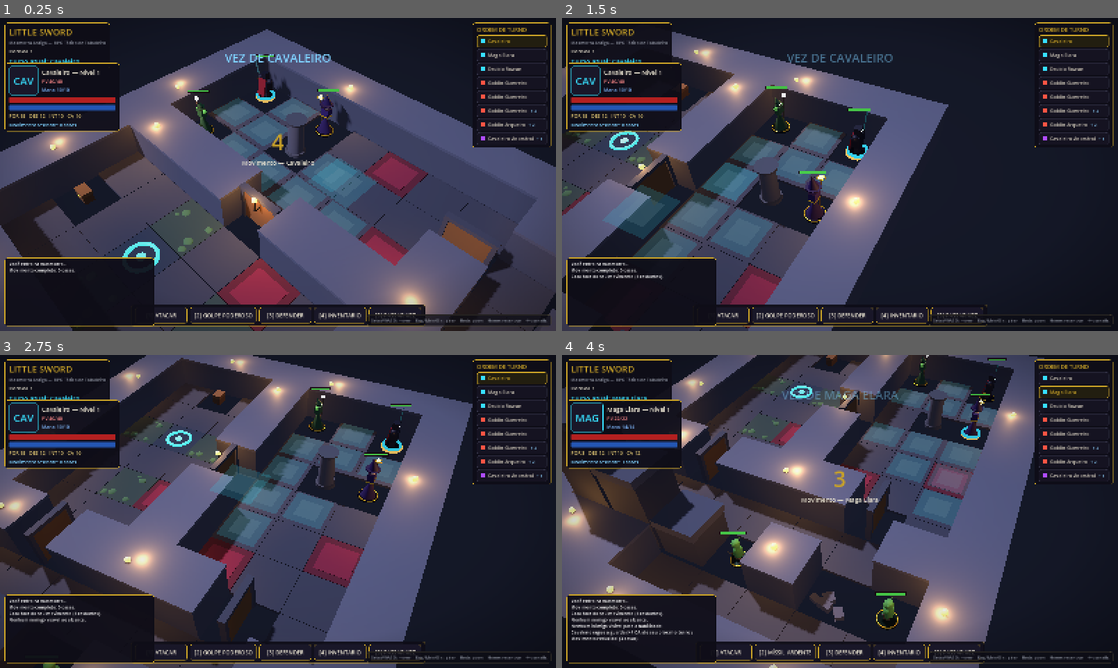
Above: before the commit, frames 1-4 (two rows, left to right).
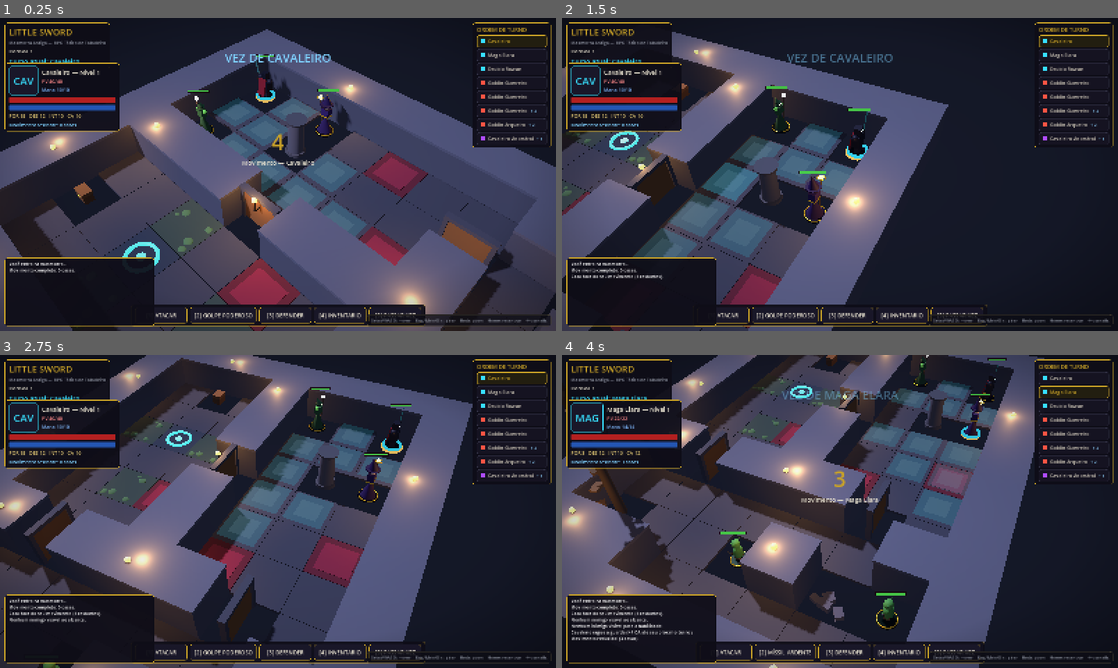
Above: after the commit, the same moments.

Repository: FalconiRod/Little-Sword
Game: Godot game, scene res://src/scenes/main.tscn
Two runs of this game, one before a commit and one after it. Both use one fixed random seed, a clock stepped at 60 frames per second and the inputs below.
Inputs (mouse positions are in pixels of both pictures, inside the frame that each line leads up to):
- Up to frame 1 (0.25 s): no input
- Up to frame 2 (1.5 s): tap Enter at 0.5 s; move the mouse to (962, 158) at 0.52 s; hold D 0.53-1.28 s; hold Q 0.53-1.28 s; click (962, 158) at 0.67 s; move the mouse to (728, 190) at 1.27 s; hold S from 1.28 s (still down); tap E at 1.35 s
- Up to frame 3 (2.75 s): move the mouse to (333, 442) at 2.02 s; release S at 2.03 s; hold D from 2.03 s (still down); tap 1 at 2.1 s
- Up to frame 4 (4 s): move the mouse to (812, 574) at 2.77 s; release D at 2.78 s; hold W 2.78-3.53 s; tap 2 at 2.85 s; click (812, 574) at 2.92 s; move the mouse to (1006, 558) at 3.52 s; hold A from 3.53 s (still down); tap 3 at 3.6 s

The runs differ from the first frame. In frame 1, 1.4% of the frame differs, in the area x 28-68%, y 16-61%; in frame 2, 1.8%; in frame 3, 1.3%; in frame 4, 7.7%, in the area x 0-76%, y 0-92%.

Commit message:
v0.6.0: escada como par de celulas ligadas (StairsLink) + guardas freed-target

Diff:
--- a/src/autoload/combat_system.gd
+++ b/src/autoload/combat_system.gd
@@ -29,6 +29,9 @@
 		await get_tree().create_timer(1.05).timeout
 	if TurnManager.game_ended:
 		return
+	# O alvo pode ter morrido e sido liberado durante a animação do golpe.
+	if not is_instance_valid(target):
+		return
 	# A investida acompanha a resolucao (ataques corpo a corpo apenas).
 	if fx != "projectile_red":
 		attacker.animate_lunge(target.global_position)
@@ -47,10 +50,11 @@
 		target.take_damage(dmg)
 		# Impacto fisico: alvo recua e solta faiscas (mais fortes em critico).
 		target.last_striker = attacker
-		target.animate_recoil(attacker.global_position)
-		_sparks(target.global_position + Vector3(0, 0.8, 0),
-				"#ff9f43" if chk["crit"] else "#ffd166",
-				26 if chk["crit"] else 14)
+		if is_instance_valid(target):
+			target.animate_recoil(attacker.global_position)
+			_sparks(target.global_position + Vector3(0, 0.8, 0),
+					"#ff9f43" if chk["crit"] else "#ffd166",
+					26 if chk["crit"] else 14)
 		if chk["crit"]:
 			EventBus.log_msg.emit("ACERTO CRÍTICO! %s causa %d de dano (%d vs CA %d)." % [attacker.display_name, dmg, chk["total"], tgt_ac], "#ffd166")
 			EventBus.shake_requested.emit(0.5)
--- a/src/core/board_grid.gd
+++ b/src/core/board_grid.gd
@@ -7,33 +7,37 @@
 const FLOOR_H := 7.0   ## separação vertical entre andares (visual de mesa)
 const ELEV_H := 0.55   ## altura por nível de elevação (plataformas)
 
-var tiles := {}      ## Vector3i -> {w: bool, losb: bool, elev: int, y?: float}
-var occupied := {}   ## Vector3i -> BoardUnit
-var special := {}    ## Vector3i -> String ("r" = runas)
-
-## Maior degrau transponivel entre celulas vizinhas (escada com N>=2
-## degraus entre andares fica dentro disso; plataformas tambem).
-const STEP_MAX_DY := 2.5
+var tiles := {}        ## Vector3i -> {w: bool, losb: bool, elev: int}
+var stair_links := {}  ## Vector3i -> Vector3i (par base<->topo, bidirecional)
+var occupied := {}     ## Vector3i -> BoardUnit
+var special := {}      ## Vector3i -> String ("r" = runas)
 
 func reset() -> void:
 	tiles.clear()
+	stair_links.clear()
 	occupied.clear()
 	special.clear()
 
 func set_tile(c: Vector3i, walkable: bool, blocks_los := false, elev := 0) -> void:
-	var prev_y: float = tiles[c]["y"] if tiles.has(c) and tiles[c].has("y") \
-			else 0.0
-	tiles[c] = {"w": walkable, "losb": blocks_los, "elev": elev, "y": prev_y}
+	tiles[c] = {"w": walkable, "losb": blocks_los, "elev": elev}
 
-## Altura ABSOLUTA da celula (degraus de escada usam y customizado).
-func set_height(c: Vector3i, y: float) -> void:
-	if tiles.has(c):
-		tiles[c]["y"] = y
+## Registra par de células ligadas por escada (base no andar de baixo,
+## topo no de cima). Ambas são células normais; a travessia é discreta
+## (try_cross_stairs), não faz parte do caminho do BFS.
+func add_stair_link(a: Vector3i, b: Vector3i) -> void:
+	if a.z == b.z:
+		push_error("Stair link precisa de andares diferentes: %s" % str([a, b]))
+		return
+	if a.z > b.z:
+		var t := a
+		a = b
+		b = t
+	stair_links[a] = b
+	stair_links[b] = a
 
-func height_at(c: Vector3i) -> float:
-	if tiles.has(c) and tiles[c].has("y") and tiles[c]["y"] != 0.0:
-		return tiles[c]["y"]
-	return c.z * FLOOR_H + elev_at(c) * ELEV_H
+## Célula pareada da escada (ou a própria célula se não é escada).
+func stair_pair(c: Vector3i) -> Vector3i:
+	return stair_links.get(c, c)
 
 # ---------------------------------------------------------------- consulta --
 
@@ -62,22 +66,51 @@
 	return int(tiles[c]["elev"]) if tiles.has(c) else 0
 
 func world_pos(c: Vector3i) -> Vector3:
-	return Vector3(c.x * TILE, height_at(c), c.y * TILE)
+	var e: int = elev_at(c)
+	return Vector3(c.x * TILE, c.z * FLOOR_H + e * ELEV_H, c.y * TILE)
 
 static func chebyshev(a: Vector3i, b: Vector3i) -> int:
 	return max(abs(a.x - b.x), abs(a.y - b.y))
 
-## Vizinhos com degrau transponivel: ortogonais no MESMO andar e, quando
-## as alturas casarem (Δy real <= limite), também célula adjacente no
-## andar de cima/baixo — é assim que o topo da escada conecta ao andar de
-## destino. Sem teleporte: tudo vira passo normal do BFS.
+## Vizinhos ortogonais no mesmo andar respeitando degrau máximo de 1
+## nível de elevação + célula pareada da escada (custo normal de passo;
+## a transição visual dispara quando o caminho executa esse salto).
 func neighbors(c: Vector3i) -> Array:
 	var out: Array = []
 	for off in [Vector3i(1, 0, 0), Vector3i(-1, 0, 0), Vector3i(0, 1, 0), Vector3i(0, -1, 0)]:
-		for dz in [0, 1, -1]:
-			var n: Vector3i = c + off + Vector3i(0, 0, dz)
-			if is_walkable(n) and absf(height_at(n) - height_at(c)) <= STEP_MAX_DY:
-				out.append(n)
+		var n: Vector3i = c + off
+		if is_walkable(n) and abs(elev_at(n) - elev_at(c)) <= 1:
+			out.append(n)
+	var p: Vector3i = stair_links.get(c, c)
+	if p != c and is_walkable(p):
+		out.append(p)
+	return out
+
+## Mapa de distância ATÉ `goal` considerando escadas como passo único
+## (entrar na célula pareada custa +1). Camadas: BFS no andar do alvo,
+## propaga pelos pares e repete no andar de cada lado. Usado por IA/bot
+## para perseguir alvos em outros andares.
+func dist_to_goal(goal: Vector3i, ignore_units := true) -> Dictionary:
+	var out := {}
+	var queue: Array = []
+	var d0: Dictionary = compute_reachable(goal, 99, ignore_units)["dist"]
+	for c in d0:
+		out[c] = d0[c]
+		queue.append([c, d0[c]])
+	while not queue.is_empty():
+		var item: Array = queue.pop_front()
+		var c: Vector3i = item[0]
+		var d: int = item[1]
+		var pair: Vector3i = stair_links.get(c, c)
+		if pair == c or out.has(pair):
+			continue
+		out[pair] = d + 1
+		queue.append([pair, d + 1])
+		var dn: Dictionary = compute_reachable(pair, 99, ignore_units)["dist"]
+		for cc in dn:
+			if not out.has(cc):
+				out[cc] = d + 1 + dn[cc]
+				queue.append([cc, d + 1 + dn[cc]])
 	return out
 
 ## Linha de visão: apenas dentro do mesmo andar; amostra o segmento entre os
@@ -98,7 +131,7 @@
 			return false
 	return true
 
-## BFS multinível: anda no mesmo andar (degrau <= 1) e usa escadas.
+## BFS dentro do andar (degrau <= 1 entre plataformas).
 ## ignore_units=true ignora ocupantes (roteamento global, p.ex. IA/bot).
 func compute_reachable(start: Vector3i, max_steps: int, ignore_units := false) -> Dictionary:
 	var dist := {start: 0}
--- a/src/dungeon/environment_manager.gd
+++ b/src/dungeon/environment_manager.gd
@@ -9,7 +9,7 @@
 ##  ~ buraco   = ponte   T baú     R runas    L alavanca
 ##  D porta    H porta trancada (abre por alavanca/evento)
 ##  X passagem secreta (parede disfarçada)
-##  S degrau de escada reta (células contíguas formam a escada)
+##  S célula da escada (base ou topo — par definido em "stairs")
 ##  K cavaleiro  M maga  W druida  g goblin  a arqueiro  B boss
 
 var map_id := ""
@@ -22,8 +22,6 @@
 var levers := {}          ## Vector3i -> true
 var active_floor_index := -1   ## -1 = nenhum andar mostrado ainda
 var _floor_nodes: Array[Node3D] = []
-var s_cells: Array = []        ## células 'S' (degraus) deste mapa
-var s_set := {}                ## Vector3i -> true (busca rápida)
 
 const LEGEND := {
 	"#": ["wall_stone", false, true],
@@ -53,8 +51,6 @@
 	chest_cell = Vector3i.ZERO
 	active_floor_index = -1
 	_floor_nodes.clear()
-	s_cells.clear()
-	s_set.clear()
 	BoardGrid.reset()
 
 	for f in def["floors"].size():
@@ -71,79 +67,27 @@
 			for x in row.length():
 				_place_char(row[x], Vector3i(x, y, f))
 
-	_build_stairs()
+	for st in def.get("stairs", []):
+		var a := Vector3i(st[0][0], st[0][1], st[0][2])
+		var b := Vector3i(st[1][0], st[1][1], st[1][2])
+		BoardGrid.add_stair_link(a, b)
+		_spawn_stairs_visual(a, b)
+
 	_setup_atmosphere()
 	_scatter_torches()
 	set_active_floor(0)
 	EventBus.log_msg.emit("Mapa: %s" % map_name, "#c9a227")
 	return true
 
-## Escadas retas: agrupa células 'S' contíguas (linha/coluna) numa escada.
-## Cada degrau é célula REAL do grid com altura crescente; o topo conecta
-## a uma célula normal do andar de cima. Sem teleporte, sem rotação livre.
-func _build_stairs() -> void:
-	var used := {}
-	for c in s_cells:
-		if used.has(c):
-			continue
-		var run: Array = [c]
-		var axis := Vector3i.ZERO
-		for ax in [Vector3i(1, 0, 0), Vector3i(0, 1, 0)]:
-			var r: Array = [c]
-			for dir in [1, -1]:
-				var n: Vector3i = c + ax * dir
-				while s_set.has(n):
-					r.append(n)
-					n += ax * dir
-			if r.size() > run.size():
-				run = r.duplicate()
-				axis = ax
-		for cc in run:
-			used[cc] = true
-		if axis == Vector3i.ZERO:
-			EventBus.log_msg.emit("Escada isolada ignorada em %s" % str(c), "#ff6b6b")
-			continue
-		_orient_stair(run, axis)
-
-func _orient_stair(run: Array, axis: Vector3i) -> void:
-	var f: int = run[0].z
-	# Testa os dois sentidos; vale o que tiver aproximação pisável no
-	# andar de origem E célula andável no andar de cima após o topo.
-	var orders: Array = []
-	for fw: Vector3i in [axis, -axis]:
-		var r: Array = run.duplicate()
-		if fw == -axis:
-			r.reverse()
-		orders.append({"run": r, "fwd": fw})
-	var chosen := {}
-	for o in orders:
-		var r: Array = o["run"]
-		var fw: Vector3i = o["fwd"]
-		var base: Vector3i = r[0]
-		var top: Vector3i = r[r.size() - 1]
-		if not BoardGrid.is_walkable(base - fw):
-			continue
-		var landing: Vector3i = Vector3i(top.x + fw.x, top.y + fw.y, f + 1)
-		if not BoardGrid.is_walkable(landing):
-			continue
-		chosen = {"run": r, "fwd": fw}
-		break
-	if chosen.is_empty():
-		EventBus.log_msg.emit("Escada em %s sem aproximacao/destino validos." % str(run[0]), "#ff6b6b")
-		return
-	var run_ok: Array = chosen["run"]
-	var fwd: Vector3i = chosen["fwd"]
-	var n: int = run_ok.size()
-	for i in n:
-		var cc: Vector3i = run_ok[i]
-		var y: float = BoardGrid.FLOOR_H * float(i + 1) / float(n + 1)
-		BoardGrid.set_height(cc, y)
-		var piece := TilePiece.step_piece(y, 0.0 if fwd.x != 0 else PI / 2)
-		_floor_nodes[f].add_child(piece)
-		piece.position = Vector3(cc.x * BoardGrid.TILE, 0.0, cc.y * BoardGrid.TILE)
-	var top: Vector3i = run_ok[n - 1]
-	var landing := Vector3i(top.x + fwd.x, top.y + fwd.y, f + 1)
-	EventBus.log_msg.emit("Escada de %s para %s" % [str(run_ok[0]), str(landing)], "#8fd3ff")
+## Visual da escada: coluna espiral na célula base + marcador âmbar na
+## célula do topo. A travessia em si é try_cross_stairs (transição).
+func _spawn_stairs_visual(base: Vector3i, top: Vector3i) -> void:
+	var prop := TilePiece.build("stairs_prop")
+	_floor_nodes[base.z].add_child(prop)
+	prop.position = BoardGrid.world_pos(base)
+	var mark := TilePiece.build("stairs_top")
+	_floor_nodes[top.z].add_child(mark)
+	mark.position = BoardGrid.world_pos(top)
 
 ## Mostra apenas o andar ativo (esconde os outros; NÃO descarrega da
 ## memória) e avisa câmera/HUD via active_floor_changed.
@@ -244,11 +188,9 @@
 			_piece("chest_prop", c)
 			chest_cell = c
 		"S":
-			# Degrau de escada reta: piso pisável; alturas/visuais montados
-			# depois em _build_stairs() agrupando as células contíguas.
-			_tile("floor_stone", c)
-			s_cells.append(c)
-			s_set[c] = true
+			# Célula de escada (base ou topo do par em "stairs"):
+			# piso normal; o prop visual nasce de _spawn_stairs_visual.
+			_tile("floor_stone", c)
 		_:
 			if LEGEND.has(ch):
 				var p: Array = LEGEND[ch]
@@ -320,8 +262,8 @@
 					"#..P...D.o.#",
 					"#W....,#.#.#",
 					"####D###.g.#",
-					"#..m.,.#.S.#",
-					"#T.R.m.D.S##",
+					"#..m.,.#...#",
+					"#T.R.m.D..##",
 					"#..m...#.S##",
 					"############",
 				],
@@ -330,13 +272,13 @@
 				"rows": [
 					"############",
 					"#a......P..#",
-					"#..,.S..o..#",
-					"#P..DS.....#",
+					"#..,....o..#",
+					"#P.SD......#",
 					"#.....o....#",
 					"######D#####",
 					"#g.......P.#",
-					"#..........#",
-					"#########..#",
+					"#........S.#",
+					"############",
 				],
 			},
 			{ # Câmara do boss: ponte sobre o abismo
@@ -345,10 +287,14 @@
 					"#B.P....R#",
 					"#~=~=..,.#",
 					"#=~~=.P..#",
-					"#...=D...#",
+					"#..S=D...#",
 					"##########",
 				],
 			},
+		],
+		"stairs": [
+			[[9, 7, 0], [9, 7, 1]],
+			[[3, 3, 1], [3, 4, 2]],
 		],
 	},
 
@@ -362,7 +308,7 @@
 					"#K..M..a#",
 					"#..P.,..#",
 					"#..,S,..#",
-					"#..PS,..#",
+					"#..P.,..#",
 					"#g.....g#",
 					"#########",
 				],
@@ -372,12 +318,15 @@
 					"#########",
 					"#B..P...#",
 					"#......,#",
-					"#..,,,..#",
+					"#..,S,..#",
 					"#....o..#",
 					"#T......#",
 					"#########",
 				],
 			},
+		],
+		"stairs": [
+			[[4, 3, 0], [4, 3, 1]],
 		],
 	},
 
@@ -407,8 +356,8 @@
 					"###########",
 					"#K.M.,..#T#",
 					"#.P..,.#X.#",
-					"#..,..,#.S#",
-					"#L.D..,..S#",
+					"#..,..,#..#",
+					"#L.D..,.S.#",
 					"#.m..g.,..#",
 					"###########",
 				],
@@ -419,10 +368,13 @@
 					"#R.m...m.R#",
 					"#..P.o.P..#",
 					"#g..,.,..g#",
-					"#..,.,....#",
-					"###########",
-				],
-			},
+					"#..,.,..S.#",
+					"###########",
+				],
+			},
+		],
+		"stairs": [
+			[[8, 4, 0], [8, 3, 1]],
 		],
 	},
 }
--- a/src/dungeon/tile_piece.gd
+++ b/src/dungeon/tile_piece.gd
@@ -17,7 +17,7 @@
 	"chest_prop": {"w": false, "losb": false},
 	"runes": {"w": true, "losb": false, "special": "r"},
 	"lever_base": {"w": false, "losb": false},
-	# Portas e degraus de escada são componentes próprios (Door.gd / step_piece).
+	# Portas e escadas são componentes próprios (Door.gd / stairs_prop).
 }
 
 static func build(id: String) -> Node3D:
@@ -51,25 +51,39 @@
 			_lever(root)
 		"torch":
 			_torch(root)
+		"stairs_prop":
+			_stairs_column(root)
+		"stairs_top":
+			_stairs_marker(root)
 	return root
 
-## Degrau de escada RETA: topo exatamente em `top_y` (altura absoluta da
-## celula), riser macico ate a base — alinhado ao centro da celula, sem
-## offset/rotacao aleatorios. `yaw` trava a orientacao (0 ou PI/2).
-static func step_piece(top_y: float, yaw: float) -> Node3D:
-	var root := Node3D.new()
-	root.name = "step"
-	var tread_h := 0.34
-	var tread := BoxMesh.new()
-	tread.size = Vector3(BoardGrid.TILE - 0.12, tread_h, BoardGrid.TILE - 0.12)
-	_add(root, tread, _mat(Color.html("4a4a56"), Color(), 0.0, 0.05, 0.9),
-			Vector3(0, top_y - tread_h * 0.5, 0))
-	if top_y > tread_h + 0.01:
-		var riser := BoxMesh.new()
-		riser.size = Vector3(BoardGrid.TILE - 0.2, top_y - tread_h, BoardGrid.TILE - 0.24)
-		_add(root, riser, _mat(Color.html("3c3c46")), Vector3(0, (top_y - tread_h) * 0.5, 0))
-	root.rotation.y = yaw
-	return root
+## Escada-espiral: prop ÚNICO da célula base. Degraus em volta de um
+## poste central subindo até logo abaixo do piso do andar de cima —
+## puramente estético (a travessia é a transição de células ligadas).
+static func _stairs_column(root: Node3D) -> void:
+	var h: float = BoardGrid.FLOOR_H - 0.35
+	var post := CylinderMesh.new()
+	post.top_radius = 0.14
+	post.bottom_radius = 0.2
+	post.height = h
+	_add(root, post, _mat(Color.html("4a3b2e")), Vector3(0, h * 0.5, 0))
+	var steps := 10
+	for i in steps:
+		var ang := TAU * float(i) / float(steps)
+		var y := (h - 0.22) * float(i) / float(steps)
+		var st := BoxMesh.new()
+		st.size = Vector3(0.54, 0.12, 0.36)
+		var mi := _add(root, st, _mat(Color.html("6b5138"), Color(), 0.0, 0.05, 0.9),
+				Vector3(cos(ang) * 0.6, y + 0.06, sin(ang) * 0.6))
+		mi.rotation.y = -ang - PI / 2
+
+## Marcador discreto da célula do TOPO da escada (chegada).
+static func _stairs_marker(root: Node3D) -> void:
+	var disc := CylinderMesh.new()
+	disc.top_radius = 0.62
+	disc.bottom_radius = 0.62
+	disc.height = 0.05
+	_add(root, disc, _mat(Color.html("8a6d1f"), "ffd166", 0.7), Vector3(0, 0.03, 0))
 
 # ------------------------------------------------------------- materiais ----
 
--- a/src/enemy/enemy_ai.gd
+++ b/src/enemy/enemy_ai.gd
@@ -16,6 +16,7 @@
 		else:
 			EventBus.log_msg.emit("%s mantÃ©m a guarda." % u.display_name, "#5f6472")
 			return
+	await get_tree().create_timer(0.35).timeout
 	match u.id:
 		"goblin_warrior":
 			await _melee(u)
@@ -50,7 +51,7 @@
 func _step_toward(u, goal: Vector3i, stop_at_range := 1) -> void:
 	if u.moves_left <= 0:
 		return
-	var gdist: Dictionary = BoardGrid.compute_reachable(goal, 99, true)["dist"]
+	var gdist: Dictionary = BoardGrid.dist_to_goal(goal)
 	var cur_d: int = gdist.get(u.grid_pos, 999)
 	if u.grid_pos.z == goal.z:
 		cur_d = mini(cur_d, BoardGrid.chebyshev(u.grid_pos, goal))
@@ -70,16 +71,17 @@
 	if best == u.grid_pos:
 		return
 	var path: Array = BoardGrid.path_from_reachable(reach, best)
+	var from: Vector3i = u.grid_pos
 	BoardGrid.move_unit(u, best)
 	u.moves_left -= path.size()
-	EventBus.log_msg.emit("%s avanÃ§a %d casa(s)." % [u.display_name, path.size()], "#8a8f9c")
+	EventBus.log_msg.emit("%s avança %d casa(s)." % [u.display_name, path.size()], "#8a8f9c")
 	EventBus.unit_moved.emit(u)
-	await u.animate_move(path)
+	await u.animate_move(path, from)
 
 ## Melhor casa de tiro: dentro do alcance com linha de visÃ£o; senÃ£o,
 ## aproxima-se o mÃ¡ximo possÃ­vel.
 func _best_shooting_cell(u, goal: Vector3i) -> Vector3i:
-	var gdist: Dictionary = BoardGrid.compute_reachable(goal, 99, true)["dist"]
+	var gdist: Dictionary = BoardGrid.dist_to_goal(goal)
 	var reach: Dictionary = BoardGrid.compute_reachable(u.grid_pos, u.moves_left)
 	var best_fire: Vector3i = u.grid_pos
 	var best_fire_d := 9999
@@ -123,11 +125,12 @@
 		if target != u.grid_pos:
 			var reach: Dictionary = BoardGrid.compute_reachable(u.grid_pos, u.moves_left)
 			var path: Array = BoardGrid.path_from_reachable(reach, target)
+			var from: Vector3i = u.grid_pos
 			BoardGrid.move_unit(u, target)
 			u.moves_left -= path.size()
 			EventBus.log_msg.emit("%s reposiciona-se (%d casa(s))." % [u.display_name, path.size()], "#8a8f9c")
 			EventBus.unit_moved.emit(u)
-			await u.animate_move(path)
+			await u.animate_move(path, from)
 	d = BoardGrid.chebyshev(u.grid_pos, h.grid_pos)
 	if h.alive and d <= u.attack_range and BoardGrid.has_line_of_sight(u.grid_pos, h.grid_pos):
 		await get_tree().create_timer(0.3).timeout
--- a/src/player/player_controller.gd
+++ b/src/player/player_controller.gd
@@ -128,16 +128,20 @@
 	if enemies.is_empty():
 		do_pass()
 		return
-	# Rota real (BFS multinível, ignorando ocupantes): evita perseguir
-	# um inimigo que está no andar de cima "a distância zero".
-	var glob: Dictionary = BoardGrid.compute_reachable(knight.grid_pos, 99, true)
+	# Rota real considerando escadas como passo único: alvo mais próximo
+	# por distância de rota (não "linha reta" entre andares).
 	enemies.sort_custom(func(a, b):
-		return glob["dist"].get(a.grid_pos, 999) < glob["dist"].get(b.grid_pos, 999))
+		var da: int = BoardGrid.chebyshev(knight.grid_pos, a.grid_pos) \
+				+ abs(knight.grid_pos.z - a.grid_pos.z) * 4
+		var db: int = BoardGrid.chebyshev(knight.grid_pos, b.grid_pos) \
+				+ abs(knight.grid_pos.z - b.grid_pos.z) * 4
+		return da < db)
 	var goal: Vector3i = enemies[0].grid_pos
-	var gdist: Dictionary = BoardGrid.compute_reachable(goal, 99, true)["dist"]
+	var gdist: Dictionary = BoardGrid.dist_to_goal(goal)
 	var inter = null
-	if glob["dist"].get(goal, 999) >= 999:
+	if gdist.get(knight.grid_pos, 999) >= 999:
 		# Sem rota até o inimigo: procurar porta/alavanca que abra o caminho.
+		var glob := BoardGrid.compute_reachable(knight.grid_pos, 99, true)
 		var bi = null
 		var bd := 9999
 		for it in board.doors:
@@ -157,7 +161,7 @@
 	if _demo:
 		print("[BOT] ", knight.id, " pos=", knight.grid_pos, " ml=", knight.moves_left,
 			" reach=", reach["dist"].size(), " goal=", goal,
-			" rota=", glob["dist"].get(goal, 999))
+			" rota=", gdist.get(knight.grid_pos, 999))
 	if reach["dist"].size() > 1:
 		var best := knight.grid_pos
 		var best_d := 9999
@@ -400,15 +404,13 @@
 func _do_move(cell: Vector3i) -> void:
 	busy = true
 	_hide_all()
-	var old_floor := knight.grid_pos.z
+	var from_cell: Vector3i = knight.grid_pos
 	var path: Array = BoardGrid.path_from_reachable(reach, cell)
 	var dist: int = path.size()
 	BoardGrid.move_unit(knight, cell)
-	await knight.animate_move(path)
+	await knight.animate_move(path, from_cell)
 	knight.moves_left -= dist
 	_sel_ring.position = knight.position + Vector3(0, 0.14, 0)
-	if cell.z != old_floor:
-		EventBus.log_msg.emit("Você muda de andar (%s)." % ["desce" if cell.z < old_floor else "sobe"], "#c9a227")
 	hud.update_vitals(knight)
 	busy = false
 	if knight.moves_left > 0 and not acted:
--- a/src/units/unit_base.gd
+++ b/src/units/unit_base.gd
@@ -248,10 +248,20 @@
 	tw.tween_property(self, "global_position", base, 0.14) \
 		.set_trans(Tween.TRANS_QUAD).set_ease(Tween.EASE_IN)
 
-## Movimento de peça: saltos curtos célula a célula.
-func animate_move(path: Array) -> void:
-	var start_z: int = grid_pos.z
+## Movimento de peça: saltos curtos célula a célula. Quando um passo do
+## caminho é um salto de escada (célula pareada), dispara a transição de
+## andar naquele ponto. `from_cell` = célula de origem do movimento.
+func animate_move(path: Array, from_cell = null) -> void:
+	var prev: Vector3i = from_cell if from_cell != null else grid_pos
 	for c in path:
+		if BoardGrid.stair_pair(prev) == c and prev != c:
+			floor_index = c.z
+			EventBus.unit_changed_floor.emit(self, floor_index)
+			if team == "hero":
+				EventBus.log_msg.emit("Você muda de andar (%s)." %
+						["desce" if c.z < prev.z else "sobe"], "#c9a227")
+			else:
+				EventBus.log_msg.emit("%s usa a escada." % display_name, "#c9a227")
 		var wp: Vector3 = BoardGrid.world_pos(c)
 		face_towards(wp)
 		var dur := 0.17
@@ -266,14 +276,12 @@
 		th.tween_property(self, "position:y", wp.y, dur * 0.5) \
 				.set_trans(Tween.TRANS_QUAD).set_ease(Tween.EASE_IN)
 		await tw.finished
+		prev = c
 	position = BoardGrid.world_pos(grid_pos)
-	if grid_pos.z != start_z:
-		floor_index = grid_pos.z
-		EventBus.unit_changed_floor.emit(self, floor_index)
 	EventBus.unit_moved.emit(self)
 
-## Ponto ÚNICO de mudança de andar (escadas futuras, buracos, teleportes).
-## Reposiciona no grid e no mundo e dispara unit_changed_floor.
+## Ponto ÚNICO de mudança de andar (escadas). Reposiciona no grid e no
+## mundo e dispara unit_changed_floor.
 func change_floor(cell: Vector3i) -> void:
 	BoardGrid.move_unit(self, cell)
 	floor_index = cell.z
Not shown, changed: docs/AI_MEMORY/BUG_MEMORY.md
Not shown, changed: docs/AI_MEMORY/SESSION_MEMORY.md
Not shown, changed: docs/CHANGELOG.md
Not shown, changed: docs/CURRENT_STATE.md
Not shown, changed: docs/DECISIONS.md
